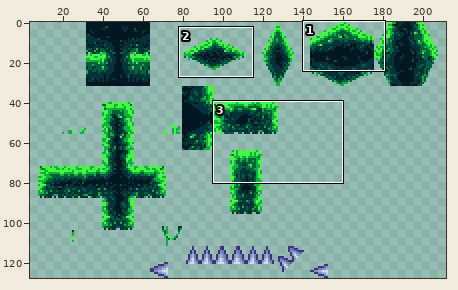
File history of a sprite sheet, Firefly/Assets/Graphics/Forest_Tile_Set_Extended/forest_tiles_bee_2.png. The picture above shows the old version from afar; the outline marks the close-up.
Close-up. Before the edit:
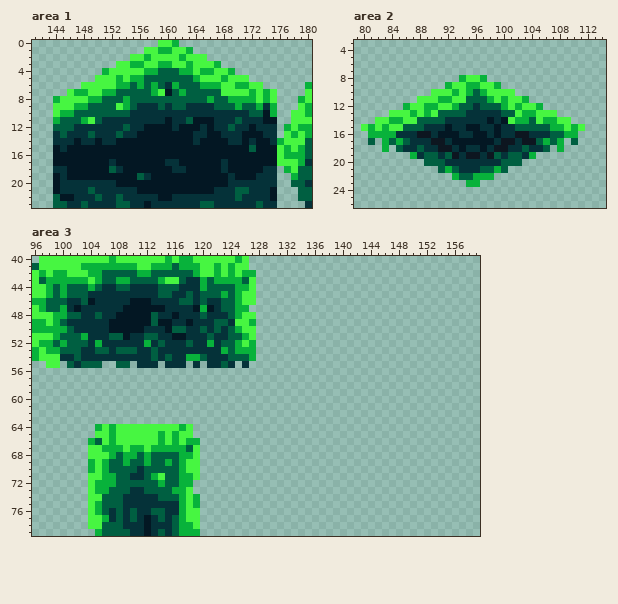
The file is 304x128 pixels. Shown: area 1: x 141..180, y 0..23; area 2: x 79..114, y 3..26; area 3: x 96..159, y 40..79. The wide view leaves out empty margins.
And afterwards:
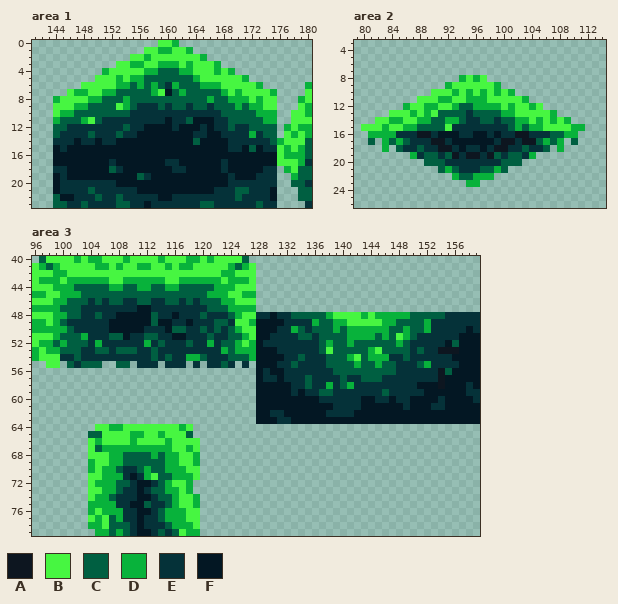
Palette (. is transparent): A #0d1620  B #47f641  C #005f41  D #08b23b  E #053239  F #031723
Diff:
Area 1:
y 2: x 162 D -> B; x 165 B -> D
y 3: x 161 B -> D
y 4: x 165..167 DDB -> BBD
y 5: x 168 D -> B; x 171 B -> D
y 6: x 170..171 DD -> BB; x 173 B -> D
y 7: x 168 B -> D; x 170 B -> D; x 172 D -> B; x 174..175 DB -> BD
y 8: x 172..174 DBD -> BDB
y 9: x 164..165 EE -> CC; x 172 C -> D; x 174..175 ED -> BB
y 10: x 168..171 EEEE -> CCCC; x 173..174 CF -> DD
y 11: x 169 E -> C; x 171..175 EEEFF -> CCCDD
y 12: x 146 C -> E; x 172..175 FEEE -> CCCC
y 13: x 144..145 EC -> CE; x 171..175 FFFEE -> EDECC
y 14: x 164 E -> C; x 171 F -> E; x 173..175 FFE -> EEC
y 15: x 169..170 FF -> EE; x 174..175 FF -> EE
Area 2:
y 8: x 96..97 BD -> DB
y 9: x 95..96 DD -> BB
y 10: x 96 C -> B; x 99 B -> D; x 101 B -> D
y 11: x 95..98 CCCD -> DDDB; x 100 D -> B
y 12: x 96..102 ECCCDBD -> DDDDBDB; x 104..105 BD -> DB
y 13: x 96..101 EEEECC -> CCCCDD; x 103..104 DD -> BB; x 107 B -> D
y 14: x 88..89 CC -> DD; x 92..94 EEE -> DDC; x 97..98 EF -> CC; x 100..101 FB -> CC; x 104..106 CBD -> BDB; x 109 B -> D
y 15: x 81 D -> B; x 86..87 CC -> DD; x 89..92 EEEF -> CCCB; x 95..96 FF -> EE; x 99 F -> E; x 101..102 EC -> CD; x 104..108 CCCDD -> DDBBB; x 111 B -> D
Area 3:
y 40: x 97 B -> C; x 102 B -> D; x 104..105 BB -> DD; x 107 D -> B; x 109 B -> D; x 114..115 BD -> DB; x 117 D -> B; x 119 B -> D; x 121 B -> D; x 125..126 DB -> BC
y 41: x 96..99 CBBB -> BDCD; x 103..104 DD -> BB; x 107 D -> B; x 109..114 DDBBDD -> BBDDBB; x 116 C -> B; x 119 D -> B; x 122 D -> B; x 125..127 BB. -> CDB
y 42: x 97 D -> B; x 104..119 DDCCCCCDDCCCCCCD -> BBBBBBBBBBBBBBBB; x 122..123 DB -> BD; x 126..127 DD -> BB
y 43: x 97 C -> D; x 100 D -> B; x 104 B -> D; x 106..108 CCD -> DBB; x 110..113 CCCC -> DDDD; x 117..119 CEE -> DDD; x 121 C -> D; x 123 D -> B; x 126 C -> D
y 44: x 98..99 DC -> BD; x 101 C -> D; x 104 D -> C; x 106..108 EEC -> CDD; x 110..113 EEEE -> CDDC; x 115..120 CCEEED -> DDCCCC; x 122..126 CCCDD -> DDDBB
y 45: x 96..99 BBDC -> DDBB; x 101..102 CC -> DD; x 104..113 EEEEEEEEEE -> CCCCCCCCCC; x 116..117 EE -> CC; x 119 E -> C; x 121..122 CC -> DD; x 124..127 CDBB -> BBDD
y 46: x 96..102 DDCCCEE -> BBBDDCC; x 104..105 FE -> EC; x 107..108 EE -> CC; x 110..112 FFF -> ECC; x 115..117 EEC -> CCE; x 121..125 EECCD -> CCDDB
y 47: x 96 B -> D; x 98..102 CCDEF -> DDCCC; x 109..110 FF -> EE; x 113..114 FF -> EE; x 119..122 FDFE -> EECC; x 124 C -> D; x 127 . -> D
y 48: x 128..159 ................................ -> EEFEECCCCCDBBBBDBDDDDDCCCCCEEEEE
y 49: x 128..159 ................................ -> FFFFEEEEDCCDDBBBBBDDCCCCDEEEEEEE
y 50: x 128..159 ................................ -> FFFEEDCECCCDCDDDDDDCCDCCDEEEEEFE
y 51: x 128..159 ................................ -> FFEEEECCECCCCDDDDCDCBDCEEEEEEFFF
y 52: x 128..159 ................................ -> FEEEEEEEECDCCDCCCCCCDCEEEEEFCFFF
y 53: x 128..159 ................................ -> FFFEEEEEECBCCCCCDBCCCCECEEAAAFFF
y 54: x 128..159 ................................ -> FFFFEECEEECCCDBCDDDEECEEEEEEFFFF
y 55: x 128..159 ................................ -> FFFEECEEEECCCCDCCDCCEEECDEEEEFFF
y 56: x 128..159 ................................ -> FEFFEEEEEEECCCCCCCCCEEEEEEACFFFF
y 57: x 128..159 ................................ -> FEEFEEECEEEECEECCCEEEEEEEEAFFFFF
y 58: x 128..159 ................................ -> FFFFFEECEEDECDEEEEEEEEEFFFAFFFEF
y 59: x 128..159 ................................ -> FFFFFEFEECCEEEEEEECEEEEEFFFFFFEE
y 60: x 128..159 ................................ -> FFFFFFFFFEEEEEEFFEEFEEFFFFEFFFFE
y 61: x 128..159 ................................ -> FFFFFFFFFFFEEEEFFFFFFEFFFEEFFFFF
y 62: x 128..159 ................................ -> FFEEFFFFFFEEEEFFFFFFFFFFFFFFFFFF
y 63: x 128..159 ................................ -> FFFEEFFFFFFFFFFFFFFFFFFFFFFFFFFF
y 64: x 105 D -> B; x 108 B -> D
y 65: x 104..105 .B -> CC; x 107 D -> B; x 110..111 BB -> DD; x 116 D -> B; x 118 B -> C
y 66: x 104..105 DC -> BD; x 107 D -> B; x 110 B -> D; x 114..116 DBD -> BDB; x 118..119 DD -> BB
y 67: x 105 B -> C; x 109 B -> D; x 112 B -> D; x 116..118 DDC -> BBD
y 68: x 108..110 CDD -> DCC; x 112..113 DC -> CD; x 115..119 CCDDB -> DDBBD
y 69: x 106..109 DCCD -> BDDC; x 112 D -> C; x 116..117 CD -> DB; x 119 B -> D
y 70: x 107 C -> D; x 109..112 CCEC -> EECD; x 115..116 CC -> DD
y 71: x 108..110 CCE -> DEF; x 112..114 CDB -> DBC; x 116 C -> D
y 72: x 110..117 CCCCDCCD -> EFFECDBB
y 73: x 105 D -> B; x 107 C -> D; x 109 C -> E; x 111..112 EC -> FE; x 115 C -> D; x 117..118 DB -> BD
y 74: x 105..106 BC -> DD; x 108 C -> E; x 111..112 EE -> FF; x 116..117 CD -> DB
y 75: x 104 B -> D; x 106..108 CCC -> DDE; x 110..112 EEE -> FFC; x 115..117 EED -> CDB
y 76: x 104..108 BDCEC -> DBDDD; x 110..113 CEEC -> EFFE; x 115..116 EE -> DD
y 77: x 105..108 BDEC -> DBCD; x 110..112 CEF -> EFE; x 115..116 EC -> DD
y 78: x 104..106 BBC -> DDB; x 109 E -> C; x 111..112 EF -> FE; x 115..116 EC -> CD
y 79: x 106 C -> D; x 108 C -> D; x 111 E -> F; x 117 D -> B
Changed places in both close-ups, as pixel boxes (x1, y1, x2, y2):
changed: (172, 54, 277, 152)
changed: (53, 124, 74, 138)
changed: (403, 75, 585, 131)
changed: (368, 124, 375, 131)
changed: (32, 256, 480, 424)
changed: (88, 424, 200, 536)
